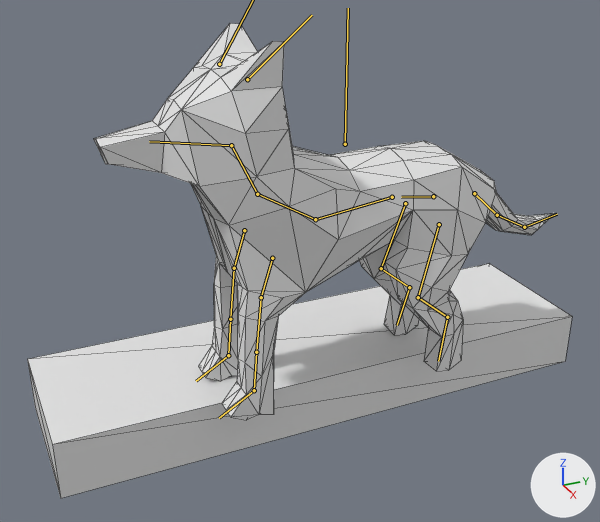
Two versions of the glTF model art/model/wolf_model_0.1.glb, one commit apart.
Camera for both pictures: a 50 mm lens placed at (17.02, -8.84, 7.33), pointed at (-1.0, -0.73, -1.68). Every picture has the same lights, and +X, +Y and +Z are marked at lower right. The bones that bend it are drawn over the model as lines. Mesh edges are drawn as thin lines.

Objects in the first picture: 'testfloor', 'wolfmesh'.
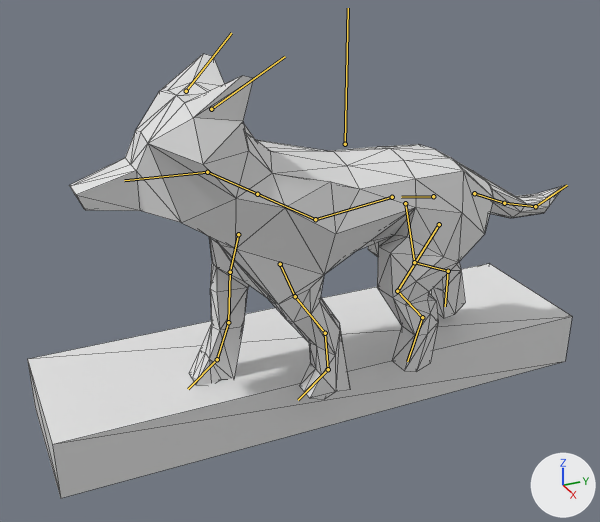
The newer file adds an action. The first version stands in its rest pose; the second is drawn at frame 10 of the action 'dodge.'.

Boxes [x1, y1, x2, y2] around the edits, measured in the pictures (600 x 522 px):
'wolfmesh', posed (8% wider, 13% shorter): before [94, 23, 555, 421]; after [69, 54, 565, 399]
bone 'neck', root to tip: before (257, 194) to (231, 145); after (257, 194) to (207, 172)
bone 'head', root to tip: before (231, 145) to (149, 141); after (207, 172) to (124, 180)
bone 'ear.l', root to tip: before (247, 79) to (312, 15); after (211, 109) to (285, 56)
bone 'frontleg1.l', root to tip: before (272, 258) to (261, 297); after (280, 264) to (295, 296)
bone 'frontleg3.l', root to tip: before (256, 352) to (254, 390); after (325, 333) to (328, 369)
bone 'frontleg1.r', root to tip: before (244, 230) to (234, 268); after (238, 234) to (230, 272)
bone 'frontleg3.r', root to tip: before (230, 319) to (228, 355); after (228, 322) to (217, 359)
bone 'frontpaw.r', root to tip: before (228, 355) to (196, 381); after (217, 359) to (188, 389)
bone 'hindleg1.l', root to tip: before (439, 224) to (418, 297); after (439, 224) to (397, 291)
bone 'hindleg2.l', root to tip: before (418, 297) to (447, 317); after (397, 291) to (422, 317)
bone 'tail1', root to tip: before (474, 193) to (497, 215); after (474, 193) to (504, 203)
bone 'tail2', root to tip: before (497, 215) to (524, 227); after (504, 203) to (535, 206)
bone 'hindleg1.r', root to tip: before (405, 203) to (381, 268); after (405, 203) to (414, 262)
bone 'hindleg2.r', root to tip: before (381, 268) to (409, 287); after (414, 262) to (448, 271)

The change in detail:
Bone 'neck' (bone_neck) turns from (0, 0, 0) to (34, 0, 0) degrees about its own x, y and z.
Bone 'head' (bone_head) turns from (0, 0, 0) to (-26, 0, 0) degrees about its own x, y and z.
Bone 'ear.l' (bone_ear_l) turns from (0, 0, 0) to (-17, -6, 4) degrees about its own x, y and z.
Bone 'ear.r' (bone_ear_r) turns from (0, 0, 0) to (-17, 6, -4) degrees about its own x, y and z.
Bone 'frontleg1.l' (bone_frontleg1_l) moves from (0.0, 0.0, 0.0) to (0.0, 0.12, 0.23).
Bone 'frontleg1.l' (bone_frontleg1_l) turns from (0, 0, 0) to (40, 0, 0) degrees about its own x, y and z.
Bone 'frontleg3.l' (bone_frontleg3_l) turns from (0, 0, 0) to (-31, 0, 0) degrees about its own x, y and z.
Bone 'frontleg1.r' (bone_frontleg1_r) moves from (0.0, 0.0, 0.0) to (0.0, 0.12, -0.13).
Bone 'frontleg1.r' (bone_frontleg1_r) turns from (0, 0, 0) to (2, 0, 0) degrees about its own x, y and z.
Bone 'frontleg3.r' (bone_frontleg3_r) turns from (0, 0, 0) to (-17, 0, 0) degrees about its own x, y and z.
Bone 'frontpaw.r' (bone_frontpaw_r) turns from (0, 0, 0) to (25, 0, 0) degrees about its own x, y and z.
Bone 'hindleg1.l' (bone_hindleg1_l) turns from (0, 0, 0) to (-20, -2, -2) degrees about its own x, y and z.
Bone 'hindleg2.l' (bone_hindleg2_l) turns from (0, 0, 0) to (10, 0, 0) degrees about its own x, y and z.
Bone 'tail1' (bone_tail1) turns from (0, 0, 0) to (20, 0, 0) degrees about its own x, y and z.
Bone 'tail2' (bone_tail2) turns from (0, 0, 0) to (-6, 0, 0) degrees about its own x, y and z.
Bone 'hindleg1.r' (bone_hindleg1_r) turns from (0, 0, 0) to (32, -1, -4) degrees about its own x, y and z.
Bone 'hindleg2.r' (bone_hindleg2_r) turns from (0, 0, 0) to (-16, 0, 0) degrees about its own x, y and z.
